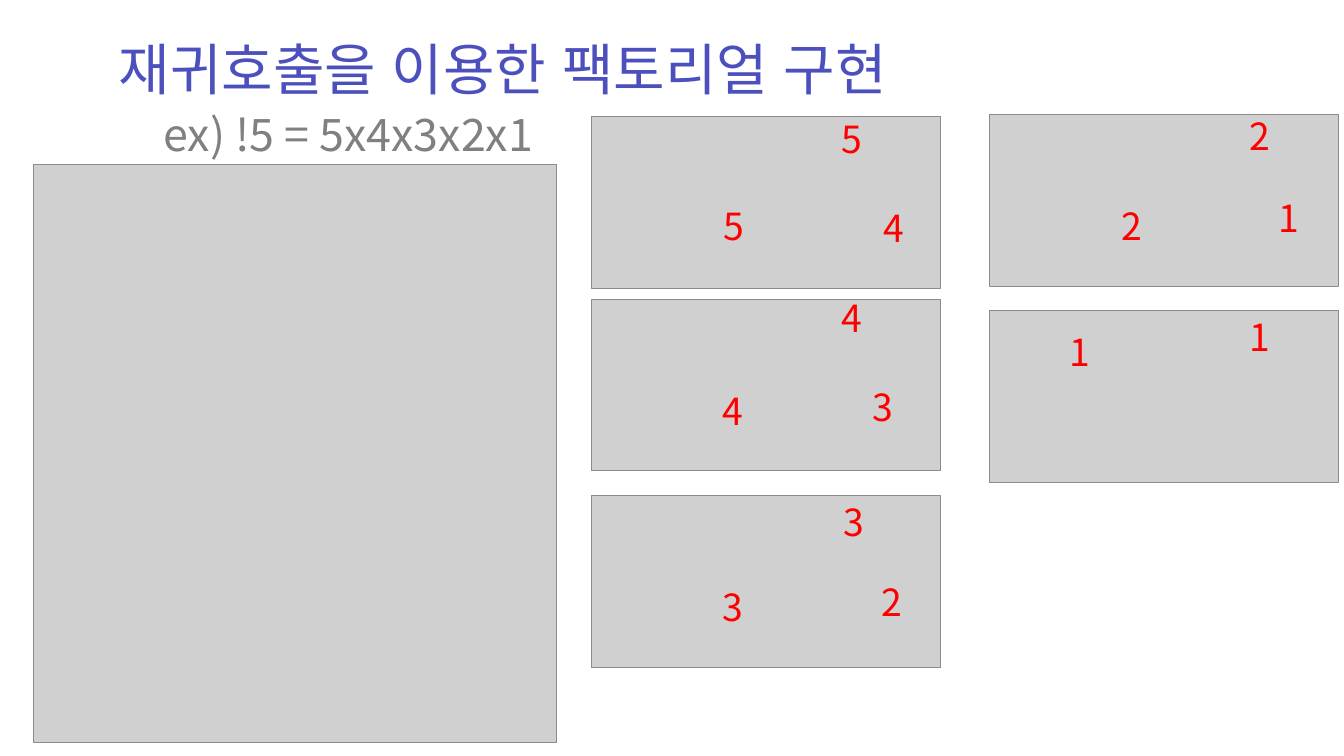
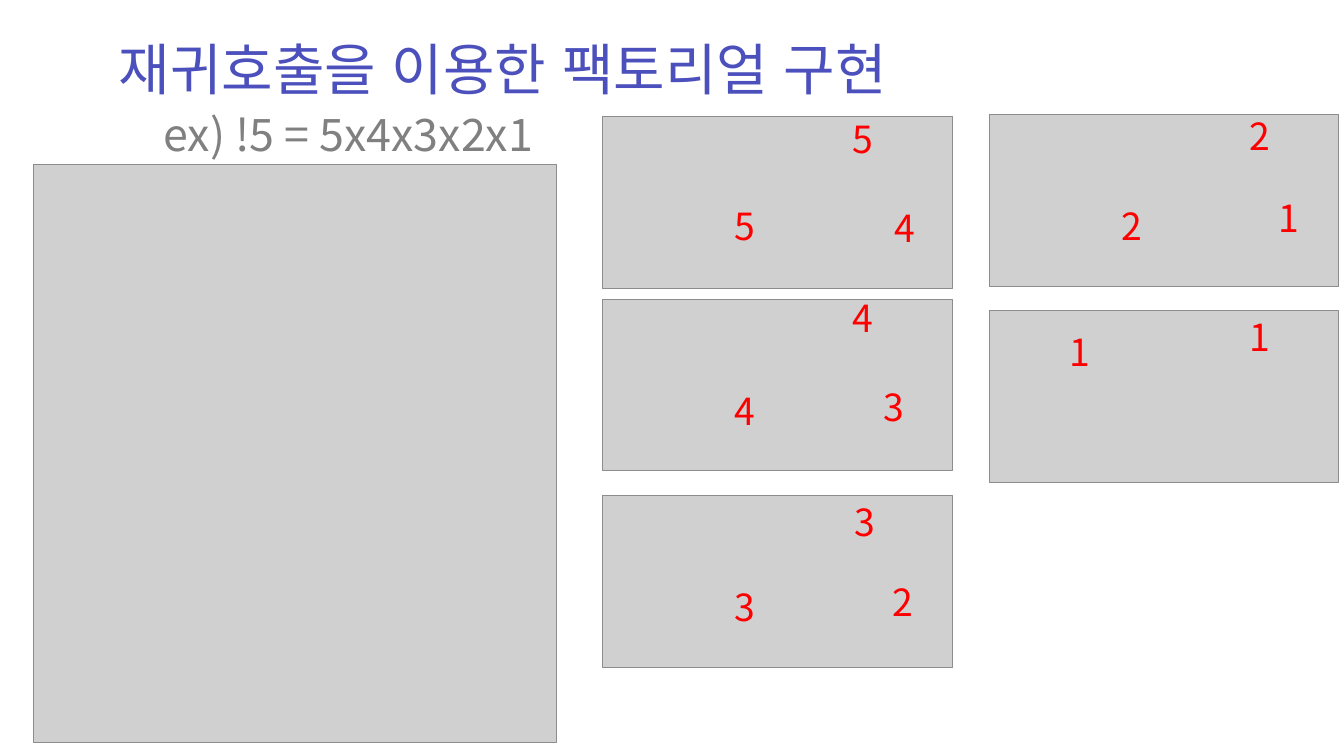
Before and after one commit to zest132/JavaLecture, a slide deck: slide 36 of JavaLecture/LectureFile/java 6강.pptx. Drawn at 1344x756 pixels with LibreOffice and Linux fonts; fonts in the diff are those of the drawing; grey boxes stand for pictures. Boxes give left, top, right and bottom in pixels: in the first picture for what was removed or moved away, otherwise in the second. Text is boxed around its words. In the diff, an @@ line names an element or a change of style, - is before the commit and + after.

```diff
--- a/JavaLecture/LectureFile/java 6강.pptx
+++ b/JavaLecture/LectureFile/java 6강.pptx
@@ 9 texts, 3 pictures moved together from (x1=591, y1=115, x2=941, y2=667) to (x1=603, y1=115, x2=952, y2=667) @@
```
Also in this commit, not shown: 2 other slides changed, 5 slides added, 3 slides removed, 15 other files.
